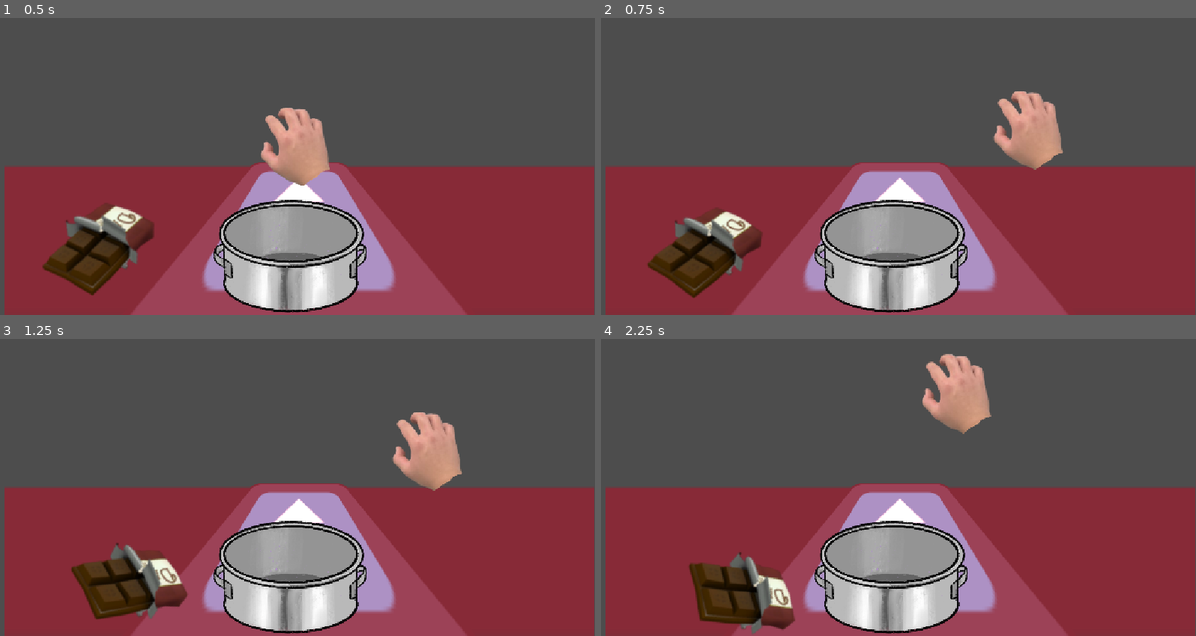
Above: before the commit, frames 1-4 (two rows, left to right).
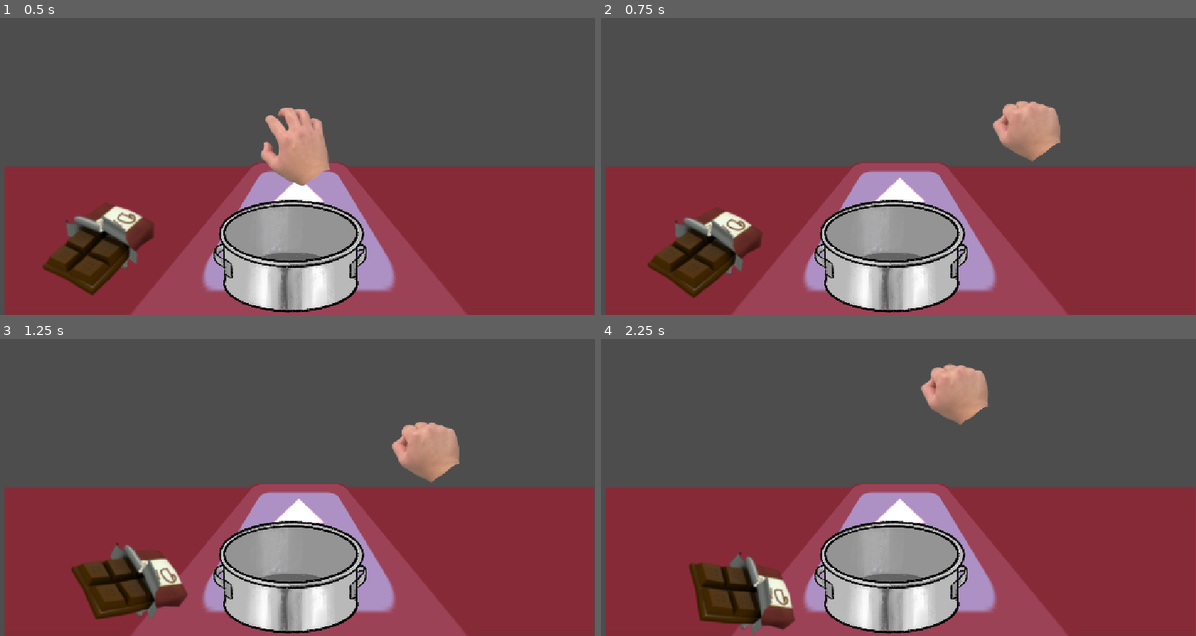
Above: after the commit, the same moments.

Repository: EugeneGLi/HotCocoaForTwo
Game: Godot game, scene res://scenes/demo.tscn
The game is run twice, just before and just after one commit, with the same random seed, the same clock (stepped at 60 frames per second) and the same inputs. The engine's default icon, where the game draws it, is replaced by a stand-in: a white triangle on a blue panel in a dark square.
Inputs (mouse positions are in pixels of both pictures, inside the frame that each line leads up to):
- Up to frame 1 (0.5 s): no input
- Up to frame 2 (0.75 s): tap Enter (ui_accept) at 0.5 s; move the mouse to (1029, 130) at 0.52 s; press the mouse at (1029, 130) at 0.53 s; hold Right (ui_right) from 0.53 s (still down)
- Up to frame 3 (1.25 s): keep holding Right (ui_right); tap Enter (ui_accept) at 0.77 s
- Up to frame 4 (2.25 s): move the mouse to (773, 484) at 1.27 s; release the mouse at (773, 484) at 1.28 s; click (773, 484) at 1.35 s; tap Enter (ui_accept) at 1.52, 2 s; move the mouse to (958, 392) at 2.02 s; release Right (ui_right) at 2.03 s; press the mouse at (958, 392) at 2.03 s; hold Left (ui_left) from 2.03 s (still down)

Frame 1 is identical in both runs. In frame 2, 1.1% of the frame differs, in the area x 65-78%, y 24-52%; in frame 3, 1.1%; in frame 4, 1.1%.

Commit message:
sprite dict for hand sprite
able to switch sprites via the given handSprite dictionary

Diff:
--- a/HotCocoaForTwo/scenes/hand.tscn
+++ b/HotCocoaForTwo/scenes/hand.tscn
@@ -3,6 +3,7 @@
 [ext_resource type="Script" uid="uid://d4dbrldky3nna" path="res://scripts/hand.gd" id="1_k7pjy"]
 [ext_resource type="Texture2D" uid="uid://i0oa0wh1g2un" path="res://assets/openHand.png" id="1_sor51"]
 [ext_resource type="Texture2D" uid="uid://chffshm14nqhw" path="res://assets/arm.png" id="2_di2uo"]
+[ext_resource type="Texture2D" uid="uid://7tglhejhnmej" path="res://assets/closedHand.png" id="3_m1v21"]
 
 [sub_resource type="CircleShape2D" id="CircleShape2D_e1qvk"]
 radius = 64.327286
@@ -12,6 +13,10 @@
 script = ExtResource("1_k7pjy")
 hand = NodePath("hand")
 handHitBox = NodePath("hand/HandHitBox")
+handSprites = Dictionary[String, Texture2D]({
+"ClosedHand": ExtResource("3_m1v21"),
+"OpenHand": ExtResource("1_sor51")
+})
 
 [node name="hand" type="Sprite2D" parent="." unique_id=1749627339]
 unique_name_in_owner = true
--- a/HotCocoaForTwo/scripts/hand.gd
+++ b/HotCocoaForTwo/scripts/hand.gd
@@ -4,6 +4,12 @@
 
 @export var hand:Sprite2D
 @export var handHitBox: Area2D
+
+@export var handSprites: Dictionary[String, Texture2D] = {
+	"OpenHand" : null,
+	"ClosedHand": null
+}
+
 var grabbedItem: Node = null
 
 
@@ -23,6 +29,7 @@
 		return
 	if Input.is_action_pressed("Grab"):
 		#check for collisions
+		hand.texture = handSprites["ClosedHand"]
 		for area: Area2D in handHitBox.get_overlapping_areas():
 			#if grabbable
 			if area.is_in_group("Grabbable"):
@@ -32,5 +39,6 @@
 				#currently only grab one
 				break;
 	if Input.is_action_just_released("Grab"):
+		hand.texture = handSprites["OpenHand"]
 		grabbedItem = null
 		grab_item.emit(false)
